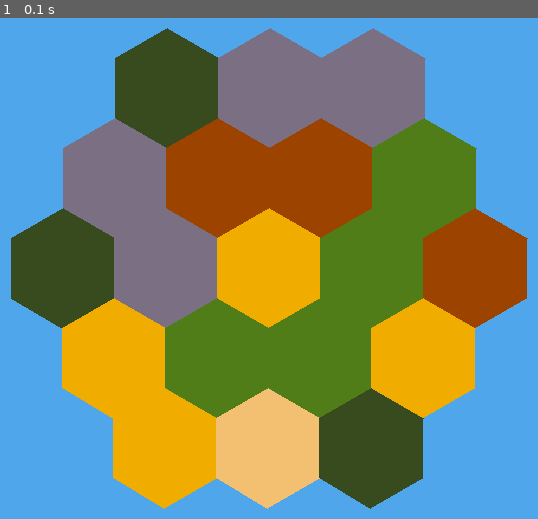
Above: before the commit, frame 1.
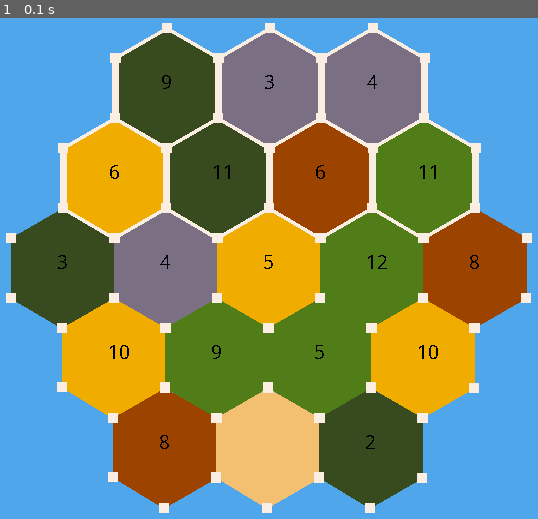
Above: after the commit, the same moment.

Repository: nathan-cain15/pygame-catan
Game: pygame game, started from testing.py
The game is run twice, just before and just after one commit, with the same random seed, the same clock (stepped at 60 frames per second) and the same inputs.
Inputs:
- Up to frame 1 (0.1 s): no input

The runs differ from the first frame. In frame 1, 15% of the frame differs, in the area x 1-99%, y 0-99%.

Commit message:
getting the vertices and edges to be displayed properly

Diff:
--- /dev/null
+++ b/classes.py
@@ -0,0 +1,31 @@
+import math
+import pygame
+import random
+
+class Tile:
+    def __init__(self, color, x, y, number):
+        self.color = color
+        self.x = x
+        self.y = y
+        self.number = number
+
+    def draw(self, surface, color, tiltAngle, x, y, radius):
+        pts = []
+        for i in range(6):
+            x = x + radius * math.cos(tiltAngle + math.pi * 2 * i / 6)
+            y = y + radius * math.sin(tiltAngle + math.pi * 2 * i / 6)
+            pts.append([int(x), int(y)])
+        pygame.draw.polygon(surface, color, pts)
+
+    def getThePoints(self, surface, color, tiltAngle, x, y, radius):
+        pts = []
+        for i in range(6):
+            x = x + radius * math.cos(tiltAngle + math.pi * 2 * i / 6)
+            y = y + radius * math.sin(tiltAngle + math.pi * 2 * i / 6)
+            pts.append([int(x), int(y)])
+        return pts
+
+class Vertice:
+    def __init__(self, x, y):
+        self.x = x
+        self.y = y
--- a/testing.py
+++ b/testing.py
@@ -1,6 +1,8 @@
 import math
 import pygame
 import random
+from classes import Tile
+from classes import Vertice
 
 pygame.init()
 root = pygame.display.set_mode((900, 600))
@@ -12,37 +14,8 @@
 red = (156, 67, 0)
 grey = (123, 111, 131)
 tan = (243, 192, 114)
-
-class Tile:
-    def __init__(self, color, x, y):
-        self.color = color
-        self.x = x
-        self.y = y
-
-    def draw(self, surface, color, tiltAngle, x, y, radius):
-        pts = []
-        for i in range(6):
-            x = x + radius * math.cos(tiltAngle + math.pi * 2 * i / 6)
-            y = y + radius * math.sin(tiltAngle + math.pi * 2 * i / 6)
-            pts.append([int(x), int(y)])
-        pygame.draw.polygon(surface, color, pts)
-
-    def getThePoints(self, surface, color, tiltAngle, x, y, radius):
-        pts = []
-        for i in range(6):
-            x = x + radius * math.cos(tiltAngle + math.pi * 2 * i / 6)
-            y = y + radius * math.sin(tiltAngle + math.pi * 2 * i / 6)
-            pts.append([int(x), int(y)])
-        return pts
-
-
-def drawHexagon(surface, color, tiltAngle, x, y, radius):
-    pts = []
-    for i in range(6):
-        x = x + radius * math.cos(tiltAngle + math.pi * 2 * i / 6)
-        y = y + radius * math.sin(tiltAngle + math.pi * 2 * i / 6)
-        pts.append([int(x), int(y)])
-    pygame.draw.polygon(surface, color, pts)
+white = (249, 238, 225)
+
 
 def getPoints(tiltAngle, x, y, radius):
     pts = []
@@ -77,32 +50,77 @@
         randomList.append(randomColor)
     return randomList
 
+def generateNumbers(tiles):
+    numbers = [5, 10, 8, 2, 9, 3, 4, 6, 11, 6, 11, 3, 4, 5, 12, 8, 10, 9]
+
+    for tile in tiles:
+        if tile.color == (243, 192, 114):
+            desertPos = tiles.index(tile)
+
+    num = numbers.index(random.choice(numbers))
+
+    for tile in tiles:
+        if tiles.index(tile) != desertPos:
+            tile.number = numbers[num]
+            if num == 17:
+                num = 0
+                continue
+            num += 1
+    return tiles
+
 
 def makeMap(x, y, sideLength):
     tiles = []
     tile = [x, y]
+    vertices = []
+    edges = []
+    num = 0
     for i in range(5):
         tiles.append(tile)
         points = getPoints(11, tile[0], tile[1], sideLength)
-        tile = points[3]
+        for point in points:
+            if point not in vertices:
+                vertices.append(point)
+        if num >= 2:
+            if [points[5], points[0]] not in edges:
+                edges.append([points[5], points[0]])
+            for j in range(5):
+                if [points[j], points[j+1]] not in edges:
+                    edges.append([points[j], points[j+1]])
+
+        tile = points[3]
+        num += 1
 
     points = getPoints(11, tiles[0][0], tiles[0][1], sideLength)
     tile = [points[4][0], points[4][1] + sideLength]
-    tiles.remove(tiles[0])
-    tiles.remove(tiles[0])
-
+    del tiles[0:2]
+    del vertices[0:8]
+    num = 0
     for i in range(5):
         tiles.append(tile)
         points = getPoints(11, tile[0], tile[1], sideLength)
-        tile = points[3]
-
+        for point in points:
+            if point not in vertices:
+                vertices.append(point)
+        if num >= 1:
+            if [points[5], points[0]] not in edges:
+                edges.append([points[5], points[0]])
+            for j in range(5):
+                if [points[j], points[j+1]] not in edges:
+                    edges.append([points[j], points[j+1]])
+
+        tile = points[3]
+        num += 1
     points = getPoints(11, tiles[3][0], tiles[3][1], sideLength)
     tile = [points[4][0], points[4][1] + sideLength]
     tiles.remove(tiles[3])
-
+    del vertices[17:24]
     for i in range(5):
         tiles.append(tile)
         points = getPoints(11, tile[0], tile[1], sideLength)
+        for point in points:
+            if point not in vertices:
+                vertices.append(point)
         tile = points[3]
 
     points = getPoints(11, tiles[7][0], tiles[7][1], sideLength)
@@ -110,27 +128,58 @@
     for i in range(4):
         tiles.append(tile)
         points = getPoints(11, tile[0], tile[1], sideLength)
+        for point in points:
+            if point not in vertices:
+                vertices.append(point)
         tile = points[3]
 
     points = getPoints(11, tiles[12][0], tiles[12][1], sideLength)
     tile = [points[4][0], points[4][1] + sideLength]
     for i in range(3):
         tiles.append(tile)
-        points = getPoints(11, tile[0], tile[1], sideLength)
-        tile = points[3]
-
-    colors = randomColors(4, 4, 3, 4, 4, 1)
+
+        points = getPoints(11, tile[0], tile[1], sideLength)
+        for point in points:
+            if point not in vertices:
+                vertices.append(point)
+        tile = points[3]
+
+    colors = randomColors(4, 4, 3, 4, 3, 1)
     tilesList = []
+    verticeList = []
     number = 0
     for tile in tiles:
-        #drawHexagon(root, colors[random.randint(0, 5)], 11, tile[0], tile[1], sideLength)
-        tilesList.append(Tile(colors[number], tile[0], tile[1]))
+        tilesList.append(Tile(colors[number], tile[0], tile[1], 1))
         number += 1
-    return tilesList
-
-def drawMap(tiles, sideLength):
+    tilesList = generateNumbers(tilesList)
+    print(edges)
+    for i in vertices:
+        verticeList.append(Vertice(i[0], i[1]))
+    return tilesList, verticeList, edges
+
+def drawTiles(tiles, sideLength):
     for i in tiles:
         i.draw(root, i.color, 11, i.x, i.y, sideLength)
+
+def drawVertices(vertices):
+    for i in vertices:
+        pygame.draw.rect(root, white, (i.x-5, i.y-5, 10, 10))
+
+def drawEdges(edges):
+    for edge in edges:
+        pygame.draw.polygon(root, white, ((edge[0][0] - 3, edge[0][1]),  (edge[1][0] - 3, edge[1][1]), (edge[1][0] + 3, edge[1][1]), (edge[0][0] + 3, edge[0][1])))
+
+def drawNumbers(tiles, sidelength):
+    diagonal = math.sqrt(3) * sidelength
+    myfont = pygame.font.SysFont('Comic Sans MS', 20)
+    for tile in tiles:
+        if tile.number == 1:
+            continue
+        num = str(tile.number)
+        textsurface = myfont.render(num, False, (0, 0, 0))
+        root.blit(textsurface, (tile.x + (diagonal/2 - 5), tile.y - sidelength + 10))
+
+
 
 first = True
 run = True
@@ -142,15 +191,14 @@
 
     root.fill(blue)
 
-    # run = False
-    # drawMap(300, 200, 41)
-    #hex = drawHexagon(root, grey, 11, 300, 200, 41)
-    #print(hex)
-    #hex2 = drawHexagon(root, darkGreen, 11, 371, 200, 41)
-    #print(hex2)
+    sideLength = 60
     if first == True:
-        map = makeMap(50, 100, 60)
+        tiles, vertices, edges = makeMap(50, 100, sideLength)
         first = False
-    drawMap(map, 60)
+    drawTiles(tiles, sideLength)
+    drawNumbers(tiles, sideLength)
+    drawVertices(vertices)
+    drawEdges(edges)
+
 
     pygame.display.flip()
Empty file added: __init__.py
